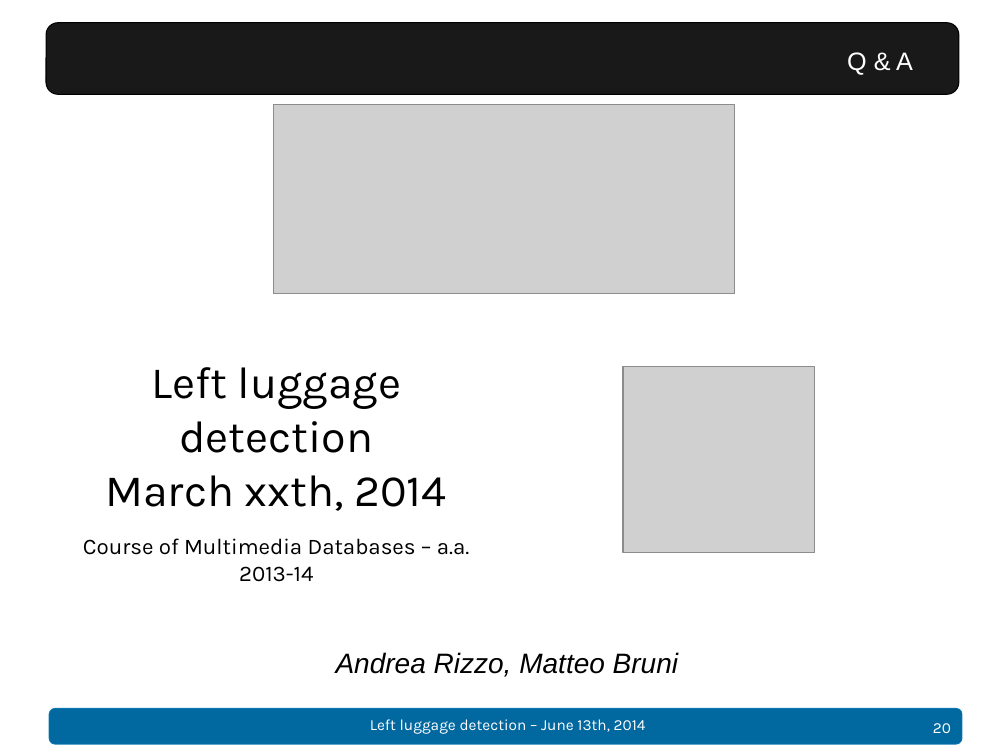
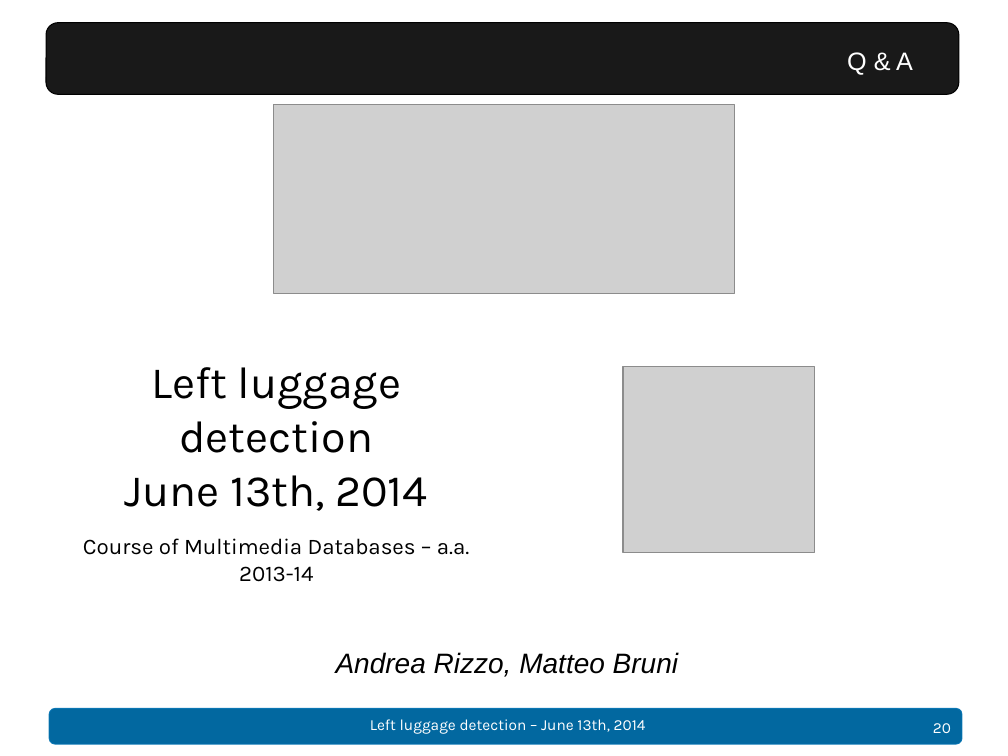
Before and after one commit to Dining-Engineers/left-luggage-detection, a slide deck: slide 20 of docs/Presentation - Left luggage detection.pptx. Drawn at 1008x756 pixels with LibreOffice and Linux fonts; fonts in the diff are those of the drawing; grey boxes stand for pictures; background and template pictures are left out. Boxes give left, top, right and bottom in pixels: in the first picture for what was removed or moved away, otherwise in the second. Text is boxed around its words. In the diff, an @@ line names an element or a change of style, - is before the commit and + after.

Commit message:
presentation

```diff
--- a/docs/Presentation - Left luggage detection.pptx
+++ b/docs/Presentation - Left luggage detection.pptx
@@ text at [124,475,427,511]: text changed @@
-March xxth, 2014
+June 13th, 2014
```
Also in this commit, not shown: 1 other file.
